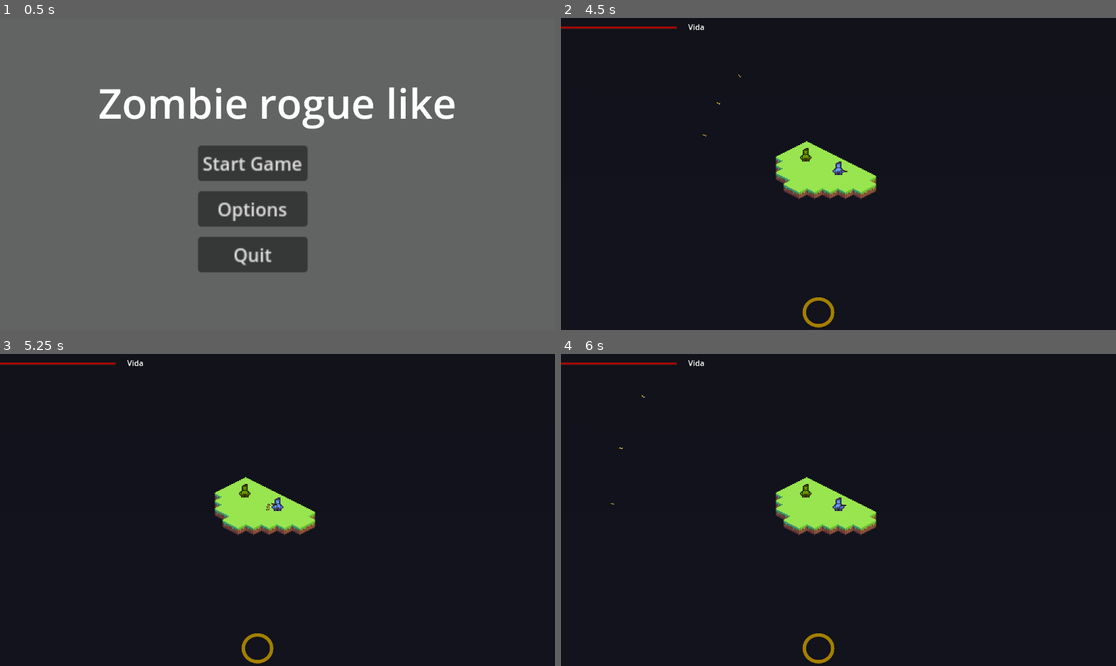
Above: before the commit, frames 1-4 (two rows, left to right).
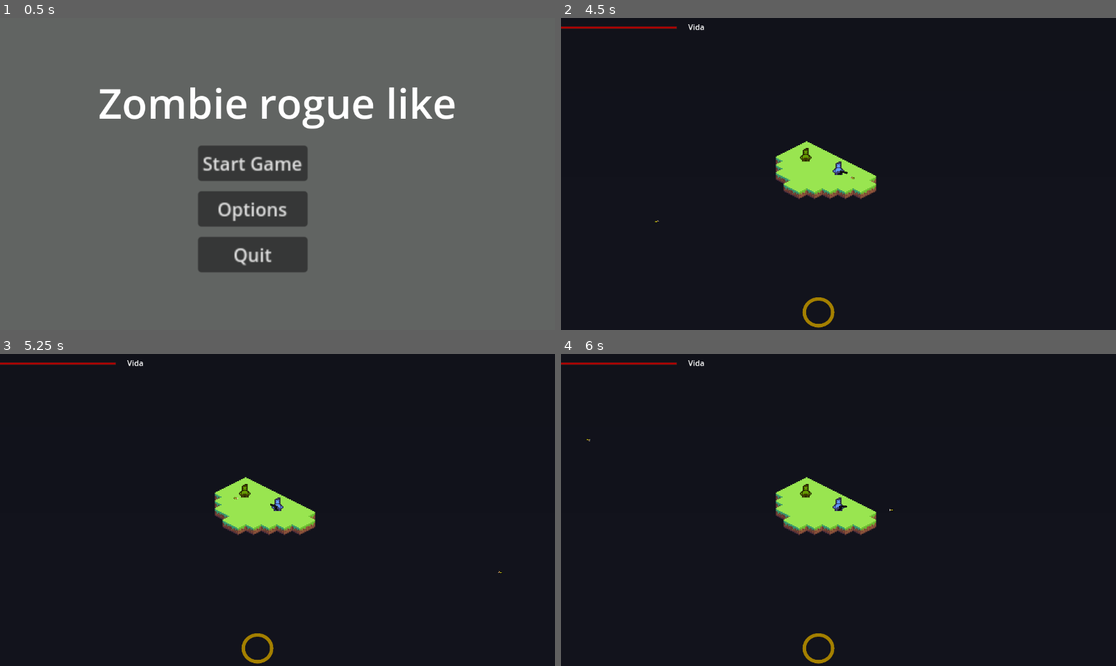
Above: after the commit, the same moments.

Repository: Kennykiller36/project-rogue-zombie
Game: Godot game, scene res://scenes/main_menu_scene/main_menu.tscn
Same seed, same stepped clock (60 frames per second), same inputs: the game is played once before the commit and once after it.
Inputs (mouse positions are in pixels of both pictures, inside the frame that each line leads up to):
- Up to frame 1 (0.5 s): no input
- Up to frame 2 (4.5 s): click "Start Game" at 0.5 s; tap Enter at 1.25, 3.5 s; move the mouse to (960, 158) at 1.27 s; hold C (addHabilidade) 1.28-2 s; click (960, 158) at 1.42 s; drag from (727, 189) to (838, 167) at 2.02 s; tap Space at 2.75 s; move the mouse to (894, 105) at 2.77 s; press the mouse at (894, 105) at 2.78 s; release the mouse at (894, 105) at 3.5 s; drag from (810, 236) to (805, 155) at 3.52 s; move the mouse to (1005, 220) at 4.27 s; hold C (addHabilidade) from 4.28 s (still down); click (1005, 220) at 4.42 s
- Up to frame 3 (5.25 s): release C (addHabilidade) at 5 s; drag from (111, 463) to (5, 432) at 5.02 s
- Up to frame 4 (6 s): tap Space at 5.75 s; move the mouse to (866, 510) at 5.77 s; press the mouse at (866, 510) at 5.78 s

Frame 1 is identical in both runs. In frame 2, less than 0.1% of the frame differs, in the area x 16-53%, y 18-66%; in frame 3, less than 0.1%, in the area x 42-91%, y 45-71%; in frame 4, less than 0.1%.

Commit message:
Corrige bug da arma

Diff:
--- a/entidades/arma/pistol.tres
+++ b/entidades/arma/pistol.tres
@@ -7,7 +7,8 @@
 [resource]
 script = ExtResource("2_2p3ty")
 bullet_scene = ExtResource("1_abtvb")
-max_ammo = 10
+max_ammo = 1
 infinite_ammo = true
 fire_rate = 0.5
+bullets_per_shot = 1
 gun_texture = ExtResource("2_1jagv")
--- a/entidades/arma/shotgun.tres
+++ b/entidades/arma/shotgun.tres
@@ -8,7 +8,6 @@
 script = ExtResource("1_weapon_data")
 bullet_scene = ExtResource("2_bullet")
 max_ammo = 3
-infinite_ammo = true
 fire_rate = 1.2
 bullets_per_shot = 3
 spread = 0.5
--- a/entidades/player/player.tscn
+++ b/entidades/player/player.tscn
@@ -52,5 +52,6 @@
 shape = SubResource("RectangleShape2D_f2but")
 
 [node name="arma" parent="." instance=ExtResource("4_hfl1g")]
+tipo_arma = 1
 
 [connection signal="area_entered" from="Area2D" to="." method="_on_area_2d_area_entered"]
